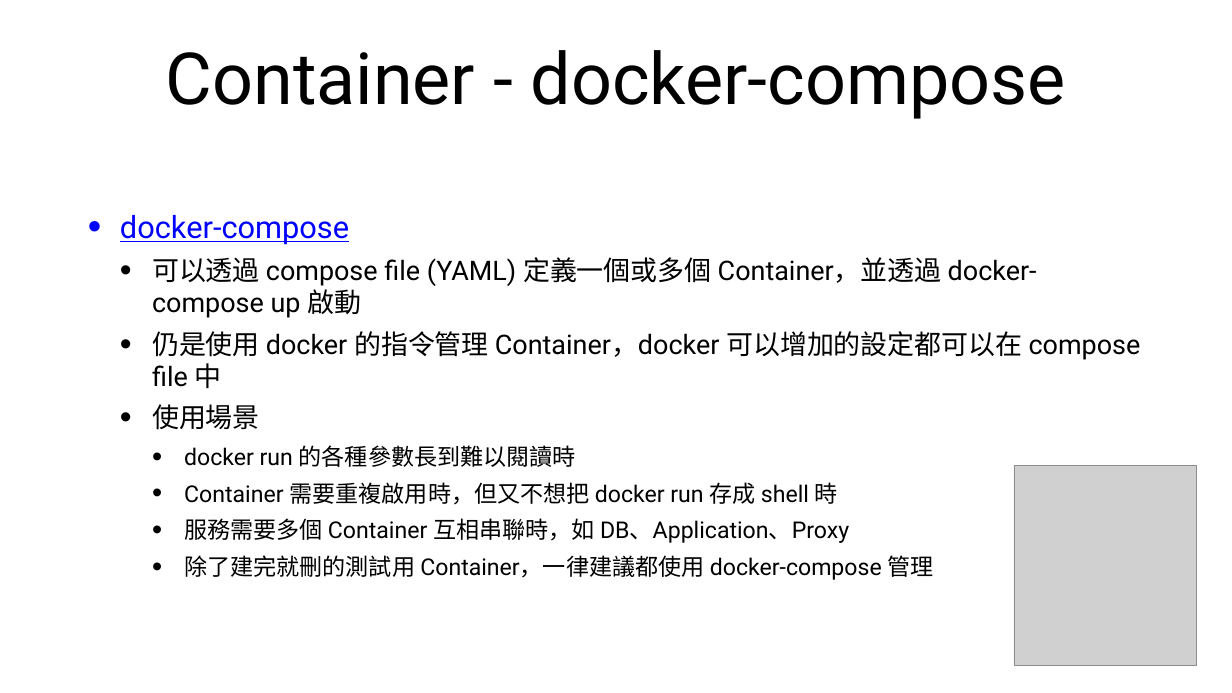
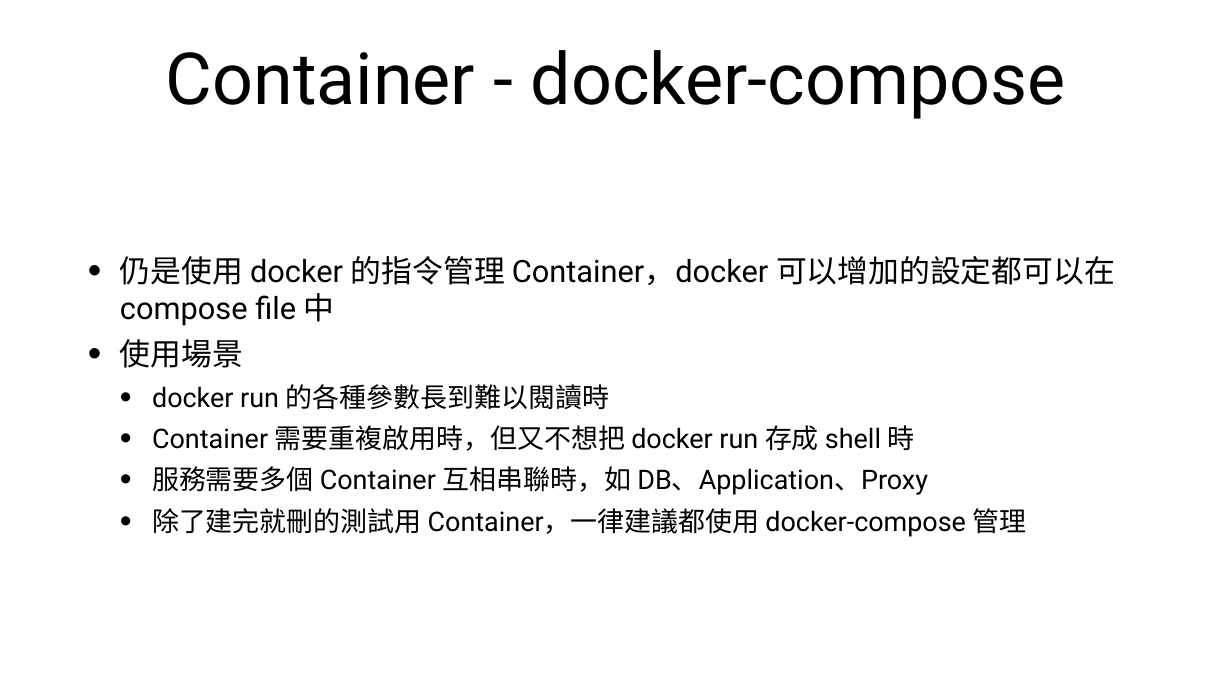
Before and after one commit to cathaylife-devops/docker-tutorial, a slide deck: slide 30 of docker-tutorial.pptx (slide 28 before the commit). Drawn at 1232x693 pixels with LibreOffice and Linux fonts; fonts in the diff are those of the drawing; grey boxes stand for pictures. Boxes give left, top, right and bottom in pixels: in the first picture for what was removed or moved away, otherwise in the second. Text is boxed around its words. In the diff, an @@ line names an element or a change of style, - is before the commit and + after.

Commit message:
update slide

```diff
--- a/docker-tutorial.pptx
+++ b/docker-tutorial.pptx
@@ text "仍是使用 docker 的指令管理 Container，docker 可以增加的設定都可以在 ..." at (120, 256, 1115, 537): size 42 to 48 pt in "仍是使用 docker 的指令管理 Container，docker 可以增加的設定都可以在 compose file ...", "使用場景"; size 36 to 42 pt in "docker run 的各種參數長到難以閱讀時", "Container 需要重複啟用時，但又不想把 docker run 存成 shell 時", "服務需要多個 Container 互相串聯時，如 DB、Application、Proxy", "除了建完就刪的測試用 Container，一律建議都使用 docker-compose 管理"; list level 2 to 1 in "仍是使用 docker 的指令管理 Container，docker 可以增加的設定都可以在 ..."; list level 2 to 1 in "使用場景"; list level 3 to 2 in "docker run 的各種參數長到難以閱讀時"; list level 3 to 2 in "Container 需要重複啟用時，但又不想把 docker run 存成 ..."; list level 3 to 2 in "服務需要多個 Container 互相串聯時，如 DB、Application、Proxy"; list level 3 to 2 in "除了建完就刪的測試用 Container，一律建議都使用 docker-compose 管理" @@
@@ text at (120, 215, 1037, 318): paragraphs removed @@
-• docker-compose
-  • 可以透過 compose file (YAML) 定義一個或多個 Container，並透過 docker-compose up 啟動
@@ picture removed at (1014, 465, 1196, 665) @@
```
Also in this commit, not shown: 2 other slides changed, 1 slide added, 2 other files.
